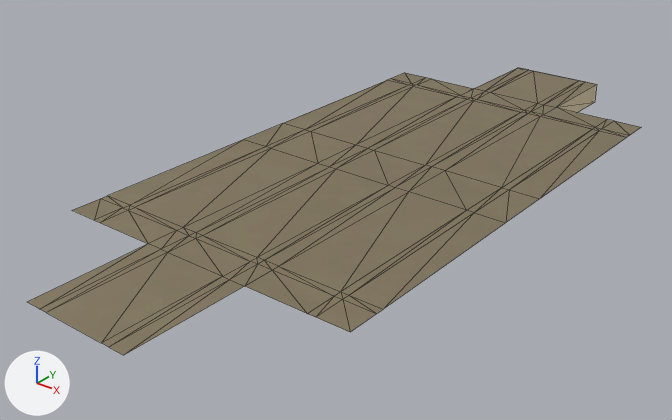
An edit to the FBX model OurGame/Resources/FBX/Map/Dungeon/R_EntranceHallMap/EntranceHallFloor.fbx, drawn before and after from the same camera.
Rendered twice from a 50 mm camera at (26.5, -27.9, 23.1) aimed at (-6.7, 13.7, -2.6). Lighting does not change. The marker at lower left points along +X, +Y and +Z. Mesh edges are drawn as thin lines. Where no turn or scale is listed for an object, it has been applied to the vertices.

The first picture shows 'Entrance Hall Floor'.
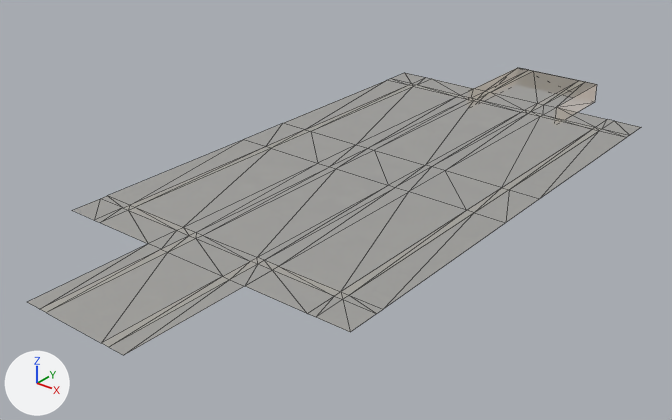
The newer file is also turned or shifted as a whole; pictures and numbers use the older file's frame.

Pixel boxes [x1, y1, x2, y2] of what changed, in the pictures (672 x 420 px):
'Entrance Hall Floor', surface changed (brown to grey): [28, 68, 641, 355] in both

Diff of the bpy script that builds the scene:
```diff
--- a/OurGame/Resources/FBX/Map/Dungeon/R_EntranceHallMap/EntranceHallFloor.fbx.py
+++ b/OurGame/Resources/FBX/Map/Dungeon/R_EntranceHallMap/EntranceHallFloor.fbx.py
@@ img_grandmafloornewtestwhiteish_png @@
-img_grandmafloornewtestwhiteish_png = load_image('grandmaFloorNewTestWhiteIsh.png', 'EntranceHallFloor.fbm/grandmaFloorNewTestWhiteIsh.png', 1024, 1024, 'sRGB')
+img_grandmafloornewtestwhiteish_png = load_image('grandmaFloorNewTestWhiteIsh.png', 'EntranceHallFloor.fbm/grandmaFloorNewTestWhiteIsh.png', 1024, 1024, 'Non-Color')
```
